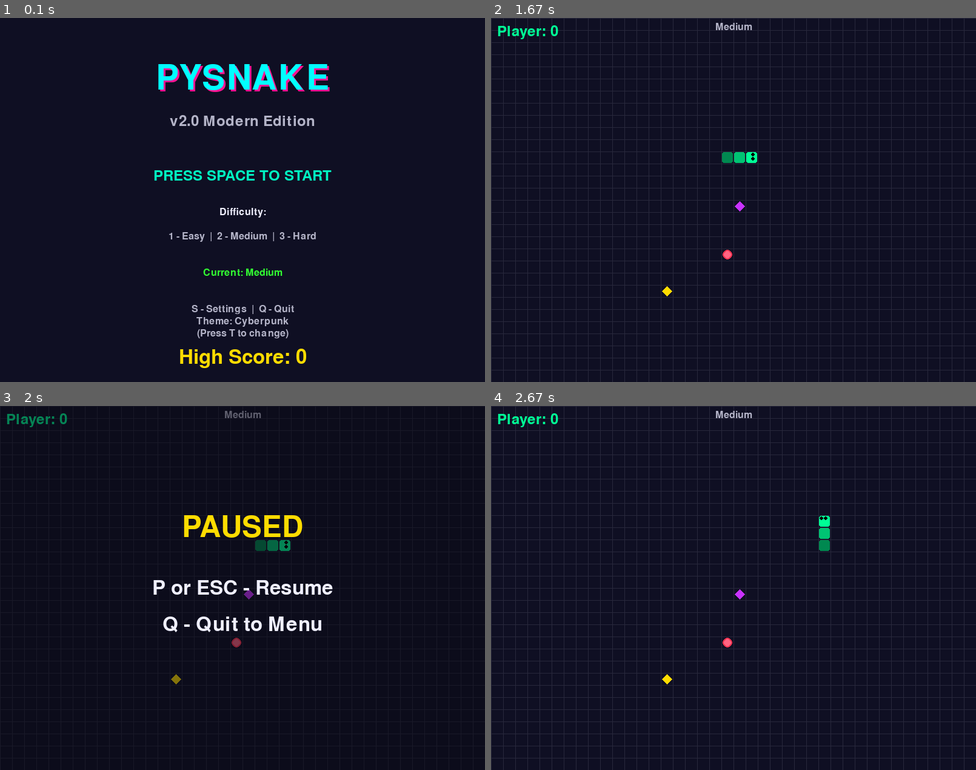
Above: before the commit, frames 1-4 (two rows, left to right).
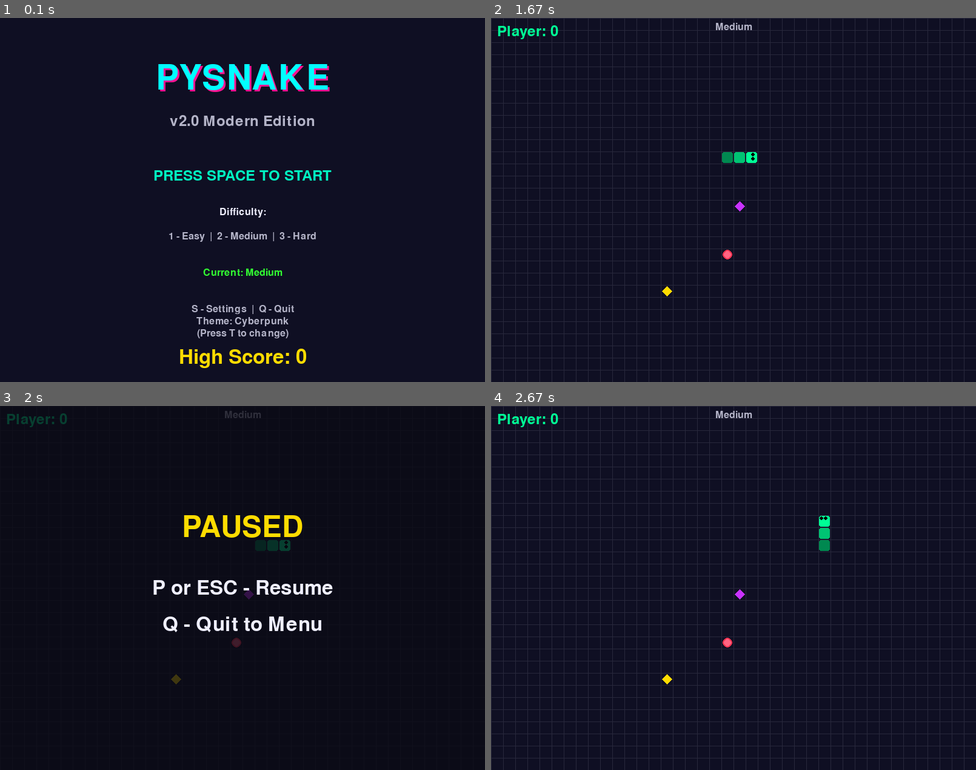
Above: after the commit, the same moments.

Repository: techgirldiaries/PySnake
Game: pygame game, started from v2.0/play.py
Same seed, same stepped clock (60 frames per second), same inputs: the game is played once before the commit and once after it.
Inputs:
- Up to frame 1 (0.1 s): no input
- Up to frame 2 (1.67 s): tap Enter at 0.33 s; tap 1 at 0.67 s; tap W at 1 s; hold Right from 1.33 s (still down)
- Up to frame 3 (2 s): release Right at 1.8 s; tap Esc at 1.83 s
- Up to frame 4 (2.67 s): hold Esc 2.17-2.47 s; hold Up from 2.5 s (still down)

Frames 1-2 are identical in both runs. In frame 3, 0.5% of the frame differs, in the area x 1-60%, y 1-77%; in frame 4, nothing differs.

Commit message:
changes in readme file

Diff:
--- a/v2.0/src/game.py
+++ b/v2.0/src/game.py
@@ -10,7 +10,7 @@
 from typing import Optional
 
 from config import *
-from styles import *
+import styles
 from snake import Snake
 from power_up import PowerUpManager
 from ai_player import AIPlayer
@@ -111,7 +111,7 @@
             start_x=GRID_WIDTH // 3,
             start_y=GRID_HEIGHT // 2,
             player_type=PlayerType.HUMAN,
-            colour_primary=PLAYER_PRIMARY
+            colour_primary=styles.PLAYER_PRIMARY
         )
 
         # Create AI snake if in AI mode
@@ -120,7 +120,7 @@
                 start_x=2 * GRID_WIDTH // 3,
                 start_y=GRID_HEIGHT // 2,
                 player_type=PlayerType.AI,
-                colour_primary=AI_PRIMARY
+                colour_primary=styles.AI_PRIMARY
             )
 
             # Create AI controller
@@ -216,7 +216,7 @@
         elif key == pygame.K_3:
             self.difficulty = Difficulty.HARD
         elif key == pygame.K_t:
-            theme_manager.cycle_theme()
+            styles.theme_manager.cycle_theme()
         return True
 
     def handle_mode_select_input(self, key: int) -> bool:
@@ -460,7 +460,7 @@
     def draw(self):
         """Main draw method"""
         # Background
-        self.screen.fill(DEEP_SPACE)
+        self.screen.fill(styles.DEEP_SPACE)
 
         if self.state == GameState.MENU:
             self.draw_menu()
@@ -486,28 +486,28 @@
         pulse_factor = abs(self.menu_pulse - 30) / 30.0
 
         # Title with shadow
-        title = self.font_xlarge.render("PYSNAKE", True, ELECTRIC_CYAN)
-        title_shadow = self.font_xlarge.render("PYSNAKE", True, NEON_PINK)
+        title = self.font_xlarge.render("PYSNAKE", True, styles.ELECTRIC_CYAN)
+        title_shadow = self.font_xlarge.render("PYSNAKE", True, styles.NEON_PINK)
         title_rect = title.get_rect(center=(WINDOW_WIDTH // 2 + 3, 103))
         title_rect_main = title.get_rect(center=(WINDOW_WIDTH // 2, 100))
         self.screen.blit(title_shadow, title_rect)
         self.screen.blit(title, title_rect_main)
 
         # Version
-        version = self.font_small.render("v2.0 Modern Edition", True, TEXT_SECONDARY)
+        version = self.font_small.render("v2.0 Modern Edition", True, styles.TEXT_SECONDARY)
         version_rect = version.get_rect(center=(WINDOW_WIDTH // 2, 170))
         self.screen.blit(version, version_rect)
 
         # Instructions
         instructions = [
-            ("PRESS SPACE TO START", TEXT_HIGHLIGHT, True),
-            ("", TEXT_PRIMARY, False),
-            ("Difficulty:", TEXT_PRIMARY, False),
-            ("1 - Easy  |  2 - Medium  |  3 - Hard", TEXT_SECONDARY, False),
-            ("", TEXT_PRIMARY, False),
-            (f"Current: {self.difficulty.value['name']}", LIME_GREEN, False),
-            ("", TEXT_PRIMARY, False),
-            ("S - Settings  |  Q - Quit", TEXT_SECONDARY, False)
+            ("PRESS SPACE TO START", styles.TEXT_HIGHLIGHT, True),
+            ("", styles.TEXT_PRIMARY, False),
+            ("Difficulty:", styles.TEXT_PRIMARY, False),
+            ("1 - Easy  |  2 - Medium  |  3 - Hard", styles.TEXT_SECONDARY, False),
+            ("", styles.TEXT_PRIMARY, False),
+            (f"Current: {self.difficulty.value['name']}", styles.LIME_GREEN, False),
+            ("", styles.TEXT_PRIMARY, False),
+            ("S - Settings  |  Q - Quit", styles.TEXT_SECONDARY, False)
         ]
 
         y = 260
@@ -524,23 +524,23 @@
             y += 40 if text else 20
 
         # Current Theme
-        theme_text = self.font_tiny.render(f"Theme: {theme_manager.get_theme_name()}", True, TEXT_SECONDARY)
+        theme_text = self.font_tiny.render(f"Theme: {styles.theme_manager.get_theme_name()}", True, styles.TEXT_SECONDARY)
         theme_rect = theme_text.get_rect(center=(WINDOW_WIDTH // 2, 500))
         self.screen.blit(theme_text, theme_rect)
 
-        theme_hint = self.font_tiny.render("(Press T to change)", True, TEXT_SECONDARY)
+        theme_hint = self.font_tiny.render("(Press T to change)", True, styles.TEXT_SECONDARY)
         theme_hint_rect = theme_hint.get_rect(center=(WINDOW_WIDTH // 2, 520))
         self.screen.blit(theme_hint, theme_hint_rect)
 
         # High Score
         hs = self.high_scores.get('single_player', 0)
-        hs_text = self.font_medium.render(f"High Score: {hs}", True, POWERUP_SPEED)
+        hs_text = self.font_medium.render(f"High Score: {hs}", True, styles.POWERUP_SPEED)
         hs_rect = hs_text.get_rect(center=(WINDOW_WIDTH // 2, 560))
         self.screen.blit(hs_text, hs_rect)
 
     def draw_mode_select(self):
         """Draw game mode selection"""
-        title = self.font_large.render("SELECT MODE", True, ELECTRIC_CYAN)
+        title = self.font_large.render("SELECT MODE", True, styles.ELECTRIC_CYAN)
         title_rect = title.get_rect(center=(WINDOW_WIDTH // 2, 100))
         self.screen.blit(title, title_rect)
 
@@ -557,16 +557,16 @@
         y = 220
         for i, text in enumerate(options):
             if text.startswith(('1', '2')):
-                color = LIME_GREEN
+                color = styles.LIME_GREEN
                 font = self.font_medium
             elif text.startswith('ESC'):
-                color = TEXT_SECONDARY
+                color = styles.TEXT_SECONDARY
                 font = self.font_tiny
             elif not text:
                 y += 30
                 continue
             else:
-                color = TEXT_SECONDARY
+                color = styles.TEXT_SECONDARY
                 font = self.font_tiny
 
             surf = font.render(text, True, color)
@@ -576,19 +576,19 @@
 
     def draw_settings(self):
         """Draw settings menu"""
-        title = self.font_large.render("SETTINGS", True, POWERUP_SPEED)
+        title = self.font_large.render("SETTINGS", True, styles.POWERUP_SPEED)
         title_rect = title.get_rect(center=(WINDOW_WIDTH // 2, 80))
         self.screen.blit(title, title_rect)
 
         settings = [
             (f"S - Sound Effects: {'ON' if self.sound_enabled else 'OFF'}",
-             SUCCESS_GREEN if self.sound_enabled else ERROR_RED),
+             styles.SUCCESS_GREEN if self.sound_enabled else styles.ERROR_RED),
             (f"M - Music: {'ON' if self.music_enabled else 'OFF'}",
-             SUCCESS_GREEN if self.music_enabled else ERROR_RED),
+             styles.SUCCESS_GREEN if self.music_enabled else styles.ERROR_RED),
             (f"P - Power-ups: {'ON' if self.power_ups_enabled else 'OFF'}",
-             SUCCESS_GREEN if self.power_ups_enabled else ERROR_RED),
-            ("", TEXT_PRIMARY),
-            ("ESC - Back to Menu", TEXT_SECONDARY)
+             styles.SUCCESS_GREEN if self.power_ups_enabled else styles.ERROR_RED),
+            ("", styles.TEXT_PRIMARY),
+            ("ESC - Back to Menu", styles.TEXT_SECONDARY)
         ]
 
         y = 200
@@ -612,9 +612,9 @@
 
         # Snakes
         if self.player_snake:
-            self.draw_snake(self.player_snake, PLAYER_PRIMARY)
+            self.draw_snake(self.player_snake, styles.PLAYER_PRIMARY)
         if self.ai_snake:
-            self.draw_snake(self.ai_snake, AI_PRIMARY)
+            self.draw_snake(self.ai_snake, styles.AI_PRIMARY)
 
         # HUD
         self.draw_hud()
@@ -622,9 +622,9 @@
     def draw_grid(self):
         """Draw grid lines"""
         for x in range(0, WINDOW_WIDTH, GRID_SIZE):
-            pygame.draw.line(self.screen, GRID_LINE, (x, 0), (x, WINDOW_HEIGHT), 1)
+            pygame.draw.line(self.screen, styles.GRID_LINE, (x, 0), (x, WINDOW_HEIGHT), 1)
         for y in range(0, WINDOW_HEIGHT, GRID_SIZE):
-            pygame.draw.line(self.screen, GRID_LINE, (0, y), (WINDOW_WIDTH, y), 1)
+            pygame.draw.line(self.screen, styles.GRID_LINE, (0, y), (WINDOW_WIDTH, y), 1)
 
     def draw_food(self):
         """Draw food"""
@@ -632,8 +632,8 @@
             x = self.food_position[0] * GRID_SIZE
             y = self.food_position[1] * GRID_SIZE
             center = (x + GRID_SIZE // 2, y + GRID_SIZE // 2)
-            pygame.draw.circle(self.screen, FOOD_RED, center, GRID_SIZE // 2 - 2)
-            pygame.draw.circle(self.screen, FOOD_GLOW, center, GRID_SIZE // 3)
+            pygame.draw.circle(self.screen, styles.FOOD_RED, center, GRID_SIZE // 2 - 2)
+            pygame.draw.circle(self.screen, styles.FOOD_GLOW, center, GRID_SIZE // 3)
 
     def draw_power_ups(self):
         """Draw power-ups"""
@@ -662,14 +662,14 @@
             y = segment[1] * GRID_SIZE
 
             # Get segment colour with fade
-            colour = get_snake_segment_color(base_colour, i, len(snake.body), snake.invincible)
+            colour = styles.get_snake_segment_color(base_colour, i, len(snake.body), snake.invincible)
 
             # Draw segment
             pygame.draw.rect(self.screen, colour, (x + 1, y + 1, GRID_SIZE - 2, GRID_SIZE - 2), border_radius=3)
 
             # Draw eyes on head
             if i == 0:
-                eye_colour = BLACK if not snake.invincible else ELECTRIC_CYAN
+                eye_colour = styles.BLACK if not snake.invincible else styles.ELECTRIC_CYAN
                 self.draw_snake_eyes(snake, x, y, eye_colour)
 
     def draw_snake_eyes(self, snake: Snake, x: int, y: int, colour: tuple):
@@ -695,7 +695,7 @@
         """Draw heads-up display"""
         # Player score
         if self.player_snake:
-            player_text = self.font_small.render(f"Player: {self.player_snake.score}", True, PLAYER_PRIMARY)
+            player_text = self.font_small.render(f"Player: {self.player_snake.score}", True, styles.PLAYER_PRIMARY)
             self.screen.blit(player_text, (10, 10))
 
             # Player power-ups
@@ -703,13 +703,13 @@
             y = 45
             for effect_type, time_left in effects:
                 text = self.font_micro.render(f"{effect_type.value['name']}: {time_left}s",
-                                             True, POWERUP_INVINCIBLE)
+                                             True, styles.POWERUP_INVINCIBLE)
                 self.screen.blit(text, (10, y))
                 y += 20
 
         # AI score
         if self.ai_snake:
-            ai_text = self.font_small.render(f"AI: {self.ai_snake.score}", True, AI_PRIMARY)
+            ai_text = self.font_small.render(f"AI: {self.ai_snake.score}", True, styles.AI_PRIMARY)
             ai_rect = ai_text.get_rect(topright=(WINDOW_WIDTH - 10, 10))
             self.screen.blit(ai_text, ai_rect)
 
@@ -718,24 +718,24 @@
             y = 45
             for effect_type, time_left in effects:
                 text = self.font_micro.render(f"{effect_type.value['name']}: {time_left}s",
-                                             True, POWERUP_MULTIPLIER)
+                                             True, styles.POWERUP_MULTIPLIER)
                 text_rect = text.get_rect(topright=(WINDOW_WIDTH - 10, y))
                 self.screen.blit(text, text_rect)
                 y += 20
 
         # Difficulty
-        diff_text = self.font_tiny.render(f"{self.difficulty.value['name']}", True, TEXT_SECONDARY)
+        diff_text = self.font_tiny.render(f"{self.difficulty.value['name']}", True, styles.TEXT_SECONDARY)
         diff_rect = diff_text.get_rect(center=(WINDOW_WIDTH // 2, 15))
         self.screen.blit(diff_text, diff_rect)
 
     def draw_pause_overlay(self):
         """Draw pause overlay"""
         overlay = pygame.Surface((WINDOW_WIDTH, WINDOW_HEIGHT))
-        overlay.set_alpha(ALPHA_MEDIUM)
-        overlay.fill(OVERLAY_DARK)
+        overlay.set_alpha(styles.ALPHA_HEAVY)
+        overlay.fill(styles.OVERLAY_DARK)
         self.screen.blit(overlay, (0, 0))
 
-        title = self.font_large.render("PAUSED", True, POWERUP_SPEED)
+        title = self.font_large.render("PAUSED", True, styles.POWERUP_SPEED)
         title_rect = title.get_rect(center=(WINDOW_WIDTH // 2, 200))
         self.screen.blit(title, title_rect)
 
@@ -746,7 +746,7 @@
 
         y = 300
         for text in instructions:
-            surf = self.font_medium.render(text, True, TEXT_PRIMARY)
+            surf = self.font_medium.render(text, True, styles.TEXT_PRIMARY)
             rect = surf.get_rect(center=(WINDOW_WIDTH // 2, y))
             self.screen.blit(surf, rect)
             y += 60
@@ -754,24 +754,24 @@
     def draw_game_over(self):
         """Draw game over screen"""
         overlay = pygame.Surface((WINDOW_WIDTH, WINDOW_HEIGHT))
-        overlay.set_alpha(ALPHA_HEAVY)
-        overlay.fill(OVERLAY_DARK)
+        overlay.set_alpha(styles.ALPHA_HEAVY)
+        overlay.fill(styles.OVERLAY_DARK)
         self.screen.blit(overlay, (0, 0))
 
         # Determine winner
         if self.mode == GameMode.AI_OPPONENT and self.ai_snake and self.player_snake:
             if self.player_snake.alive and not self.ai_snake.alive:
                 title_text = "YOU WIN!"
-                title_colour = SUCCESS_GREEN
+                title_colour = styles.SUCCESS_GREEN
             elif self.ai_snake.alive and not self.player_snake.alive:
                 title_text = "AI WINS!"
-                title_colour = ERROR_RED
+                title_colour = styles.ERROR_RED
             else:
                 title_text = "DRAW!"
-                title_colour = WARNING_AMBER
+                title_colour = styles.WARNING_AMBER
         else:
             title_text = "GAME OVER"
-            title_colour = ERROR_RED
+            title_colour = styles.ERROR_RED
 
         title = self.font_large.render(title_text, True, title_colour)
         title_rect = title.get_rect(center=(WINDOW_WIDTH // 2, 150))
@@ -781,14 +781,14 @@
         y = 250
         if self.player_snake:
             score_text = self.font_medium.render(f"Your Score: {self.player_snake.score}",
-                                                 True, PLAYER_PRIMARY)
+                                                 True, styles.PLAYER_PRIMARY)
             score_rect = score_text.get_rect(center=(WINDOW_WIDTH // 2, y))
             self.screen.blit(score_text, score_rect)
             y += 50
 
         if self.ai_snake:
             ai_score_text = self.font_medium.render(f"AI Score: {self.ai_snake.score}",
-                                                    True, AI_PRIMARY)
+                                                    True, styles.AI_PRIMARY)
             ai_score_rect = ai_score_text.get_rect(center=(WINDOW_WIDTH // 2, y))
             self.screen.blit(ai_score_text, ai_score_rect)
             y += 50
@@ -796,7 +796,7 @@
         # High score
         key = 'single_player' if self.mode == GameMode.SINGLE_PLAYER else 'ai_opponent_player'
         hs = self.high_scores.get(key, 0)
-        hs_text = self.font_small.render(f"High Score: {hs}", True, POWERUP_SPEED)
+        hs_text = self.font_small.render(f"High Score: {hs}", True, styles.POWERUP_SPEED)
         hs_rect = hs_text.get_rect(center=(WINDOW_WIDTH // 2, y + 20))
         self.screen.blit(hs_text, hs_rect)
 
@@ -808,7 +808,7 @@
 
         y = 450
         for text in instructions:
-            surf = self.font_small.render(text, True, TEXT_SECONDARY)
+            surf = self.font_small.render(text, True, styles.TEXT_SECONDARY)
             rect = surf.get_rect(center=(WINDOW_WIDTH // 2, y))
             self.screen.blit(surf, rect)
             y += 40
Not shown, changed: v2.0/README.md
Not shown, added: v2.0/docs/README_DETAILED.md
Not shown, added: v2.0/docs/GAMEPLAY.md
Not shown, changed: v2.0/docs/QUICKSTART.md
Not shown, added: v2.0/docs/TROUBLESHOOTING.md
